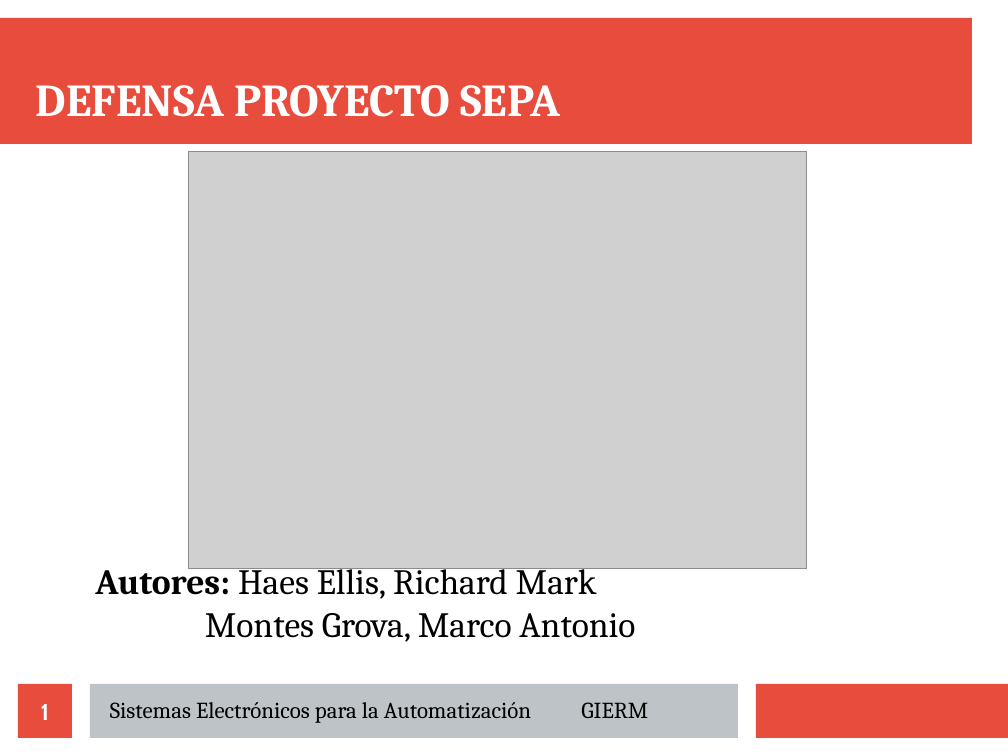
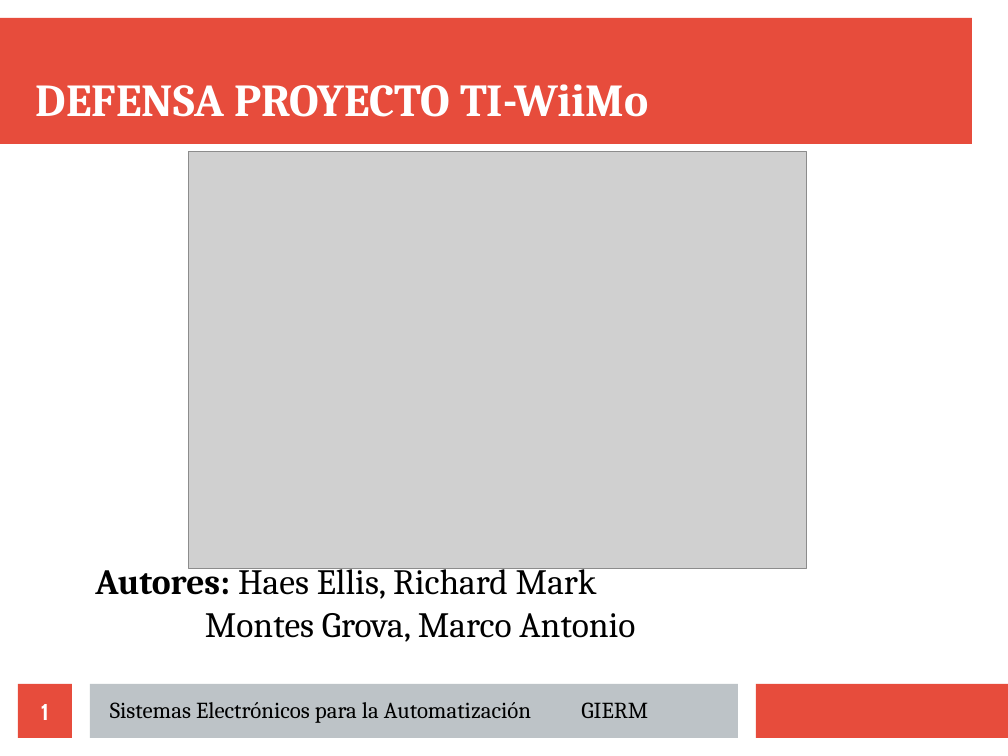
Before and after one commit to Richard-Haes-Ellis/Tiwiimo, a slide deck: slide 1 of docs/presentacion/defensa.odp. Drawn at 1008x756 pixels with LibreOffice and Linux fonts; fonts in the diff are those of the drawing; grey boxes stand for pictures. Boxes give left, top, right and bottom in pixels: in the first picture for what was removed or moved away, otherwise in the second. Text is boxed around its words. In the diff, an @@ line names an element or a change of style, - is before the commit and + after.

```diff
--- a/docs/presentacion/defensa.odp
+++ b/docs/presentacion/defensa.odp
@@ title at box(36, 84, 648, 117): text changed @@
-DEFENSA PROYECTO SEPA
+DEFENSA PROYECTO TI-WiiMo
```
Also in this commit, not shown: 4 other slides changed, 1 slide added, 1 slide removed, 5 other files.
